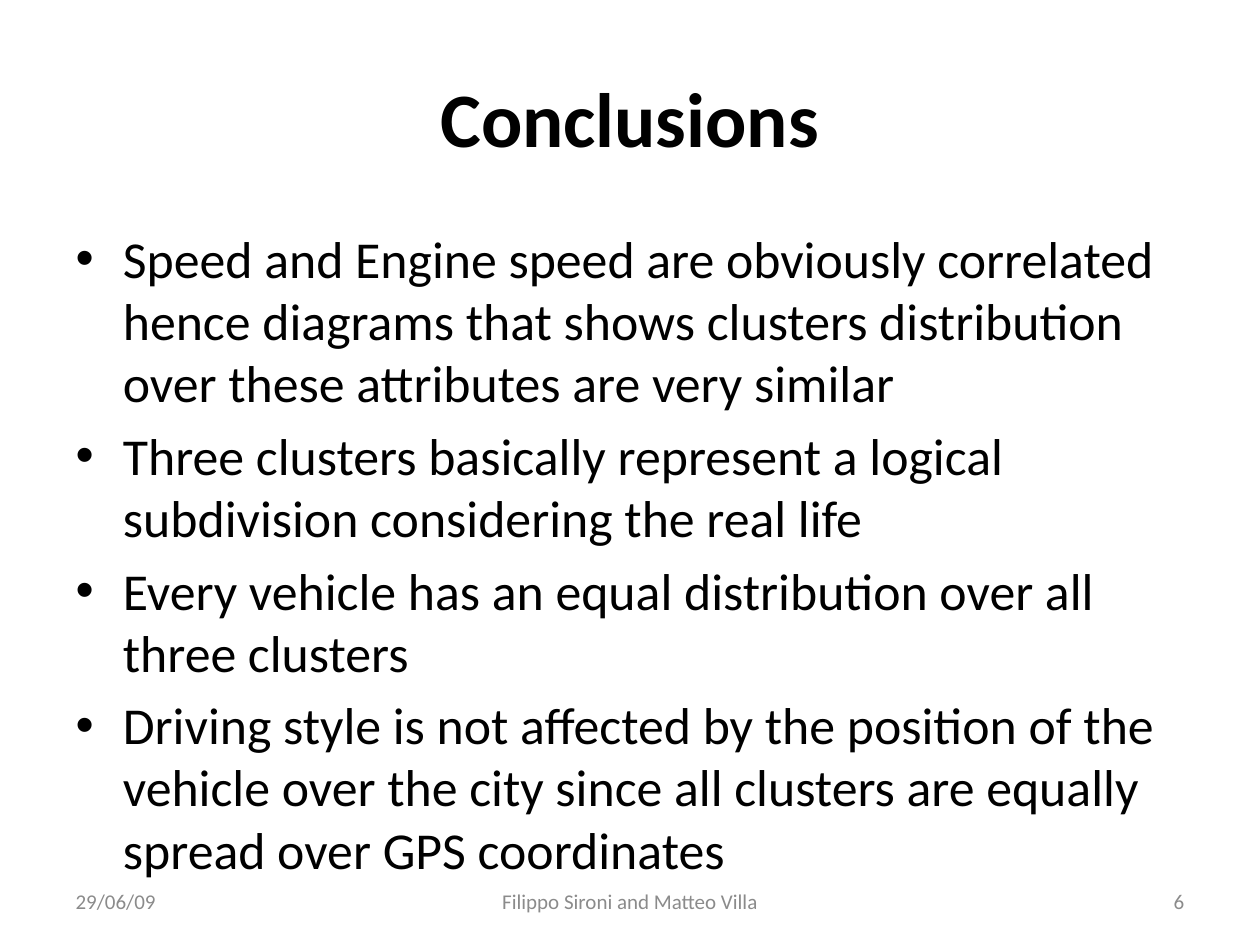
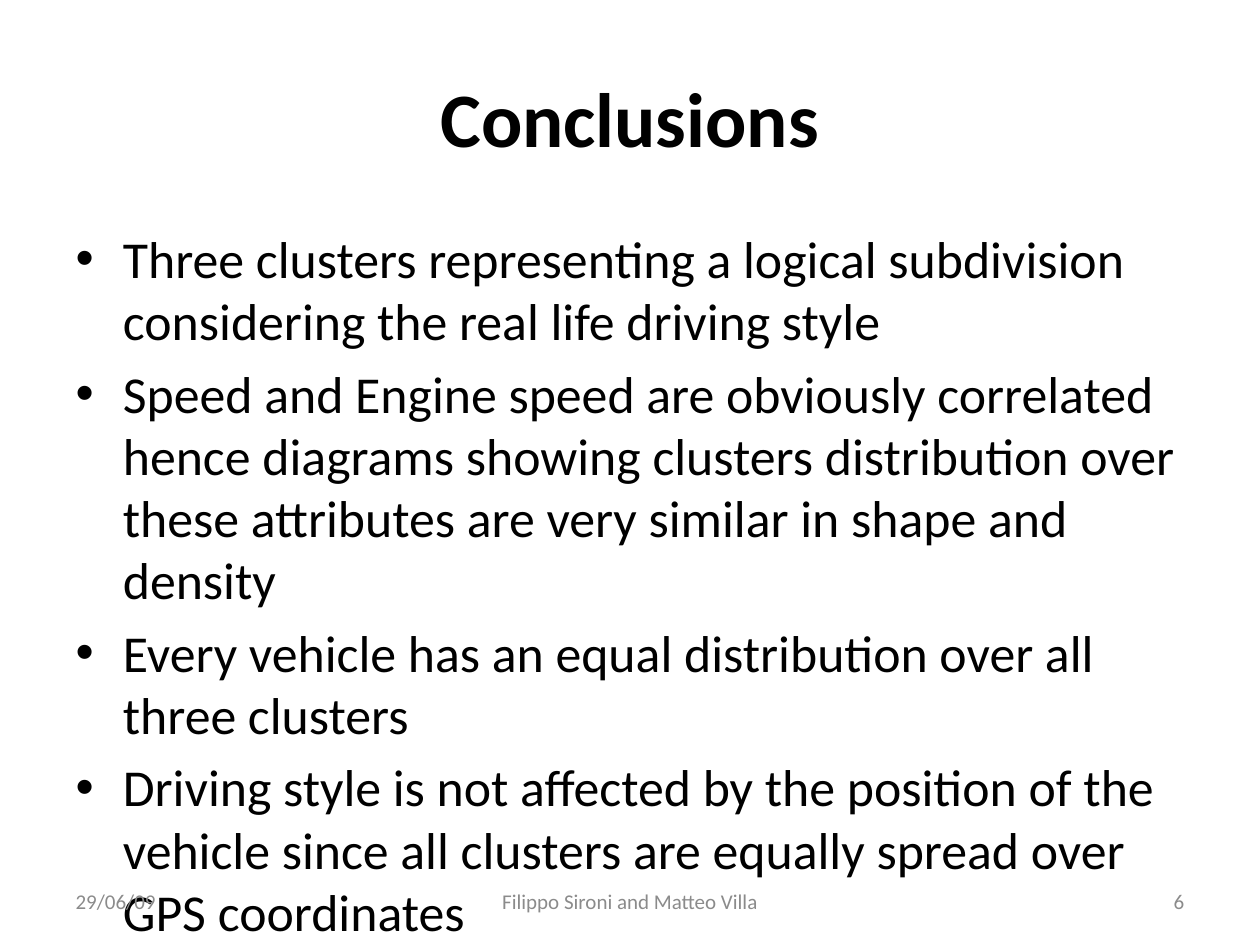
Before and after one commit to filipposironi/dmdsc, a slide deck: slide 6 of doc/presentation.pptx. Drawn at 1260x945 pixels with LibreOffice and Linux fonts; fonts in the diff are those of the drawing. Boxes give left, top, right and bottom in pixels: in the first picture for what was removed or moved away, otherwise in the second. Text is boxed around its words. In the diff, an @@ line names an element or a change of style, - is before the commit and + after.

Commit message:
Few modifications to the presentation

```diff
--- a/doc/presentation.pptx
+++ b/doc/presentation.pptx
@@ text at (123,242,1174,608): text changed @@
-• Speed and Engine speed are obviously correlated hence diagrams that shows clusters distribution over these attributes are very similar
-• Three clusters basically represent a logical subdivision considering the real life
+• Three clusters representing a logical subdivision considering the real life driving style
+• Speed and Engine speed are obviously correlated hence diagrams showing clusters distribution over these attributes are very similar in shape and density
@@ text at (123,770,1153,932): text changed @@
-• Driving style is not affected by the position of the vehicle over the city since all clusters are equally spread over GPS coordinates
+• Driving style is not affected by the position of the vehicle since all clusters are equally spread over GPS coordinates
```
Also in this commit, not shown: 1 other file.
